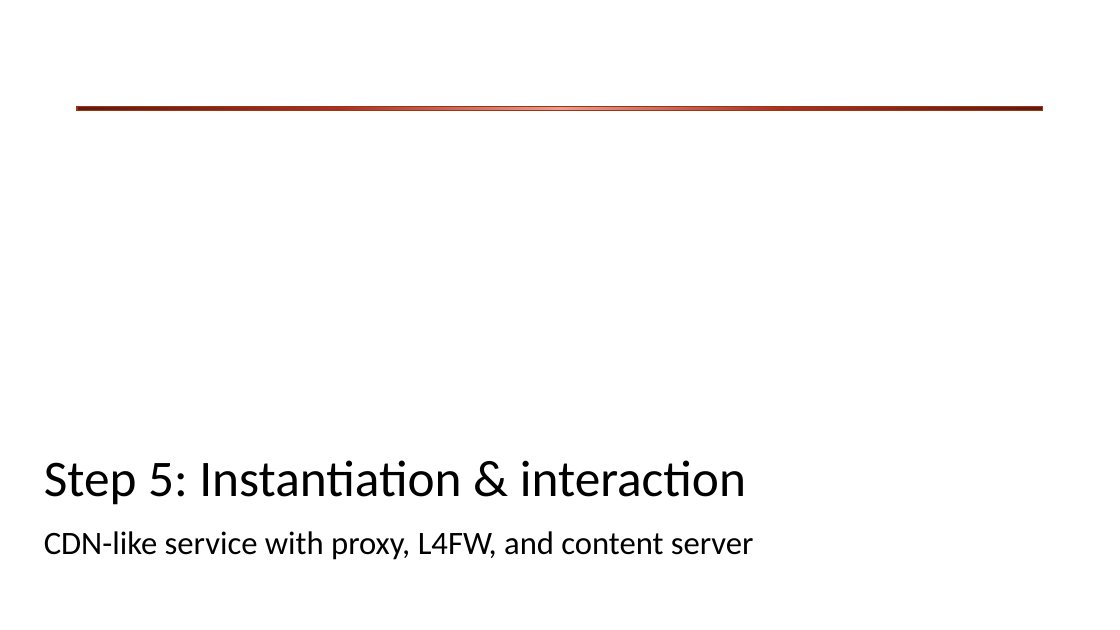
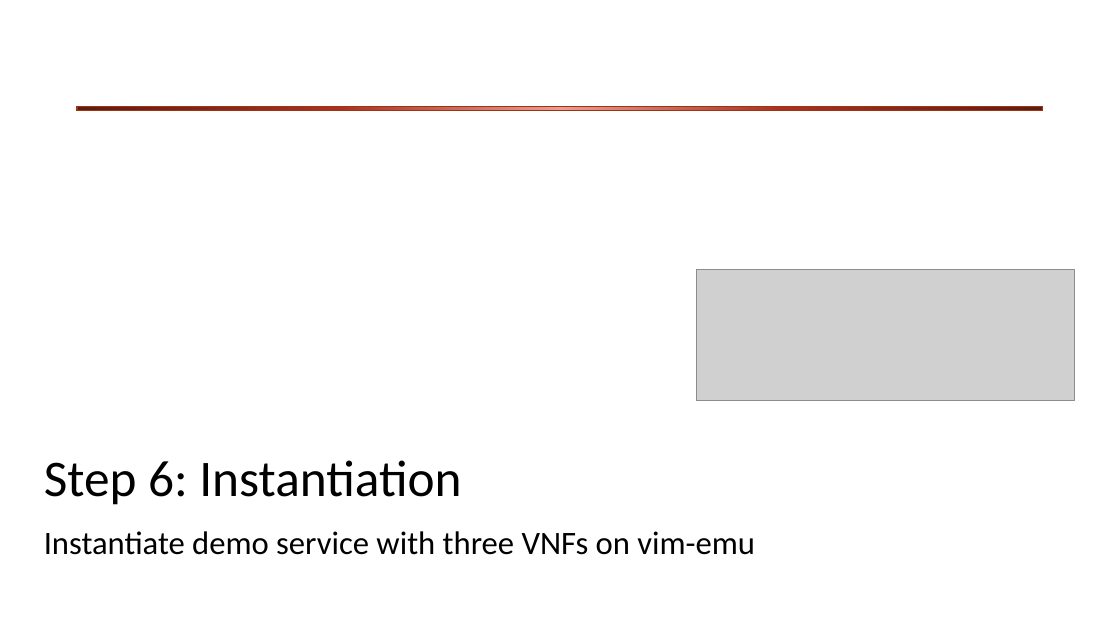
Before and after one commit to CN-UPB/demo-multi-platform-nfv-sdk, a slide deck: slide 11 of slides/video-slides.pptx (slide 8 before the commit). Drawn at 1120x630 pixels with LibreOffice and Linux fonts; fonts in the diff are those of the drawing; grey boxes stand for pictures; background and template pictures are left out. Boxes give left, top, right and bottom in pixels: in the first picture for what was removed or moved away, otherwise in the second. Text is boxed around its words. In the diff, an @@ line names an element or a change of style, - is before the commit and + after.

```diff
--- a/slides/video-slides.pptx
+++ b/slides/video-slides.pptx
@@ picture added at (697, 270, 1075, 401) @@
@@ title at (44, 460, 461, 505): text changed @@
-Step 5: Instantiation & interaction
+Step 6: Instantiation
@@ subtitle at (44, 531, 755, 555): text changed @@
-CDN-like service with proxy, L4FW, and content server
+Instantiate demo service with three VNFs on vim-emu
```
Also in this commit, not shown: 5 other slides changed, 5 slides added.
